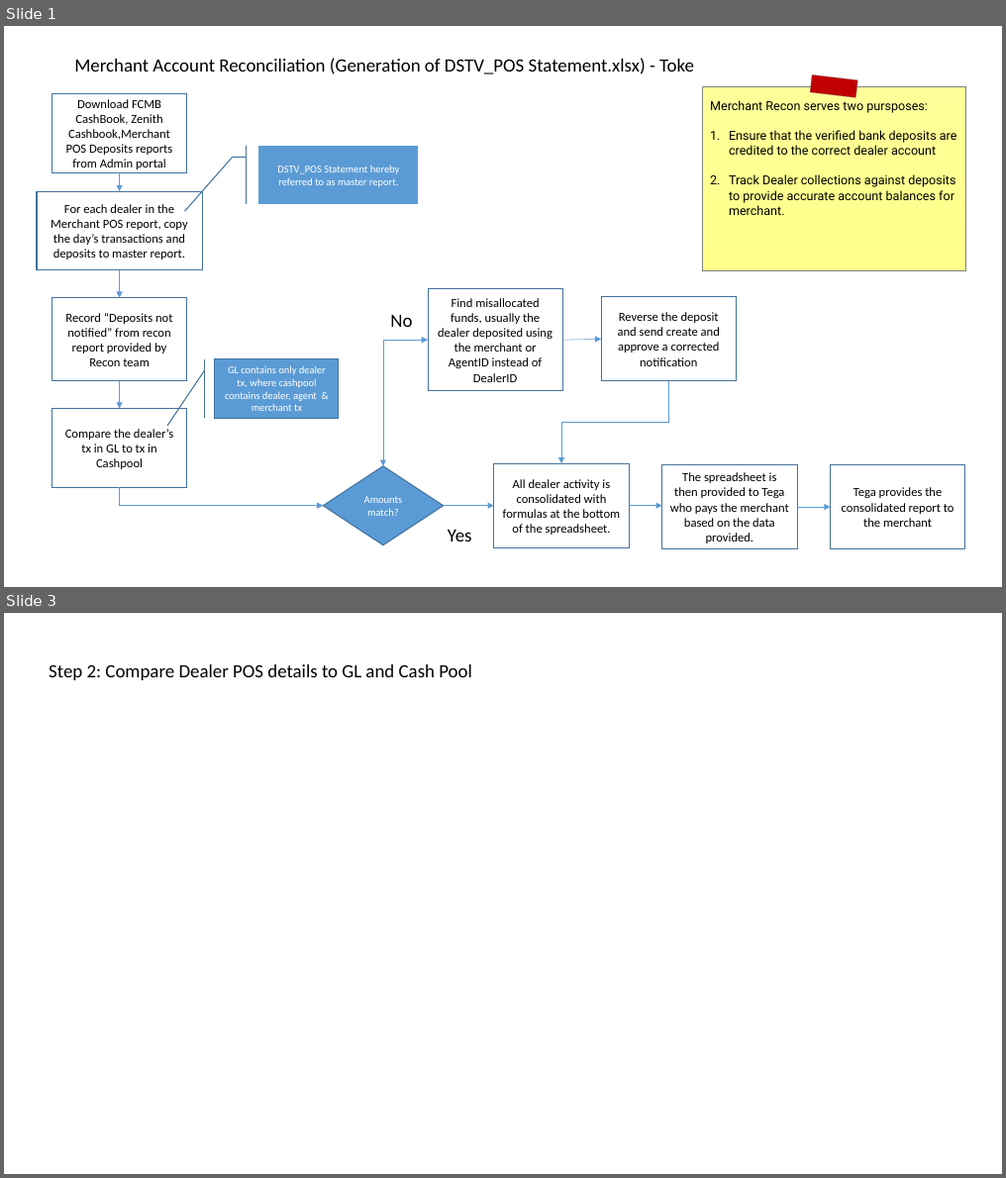
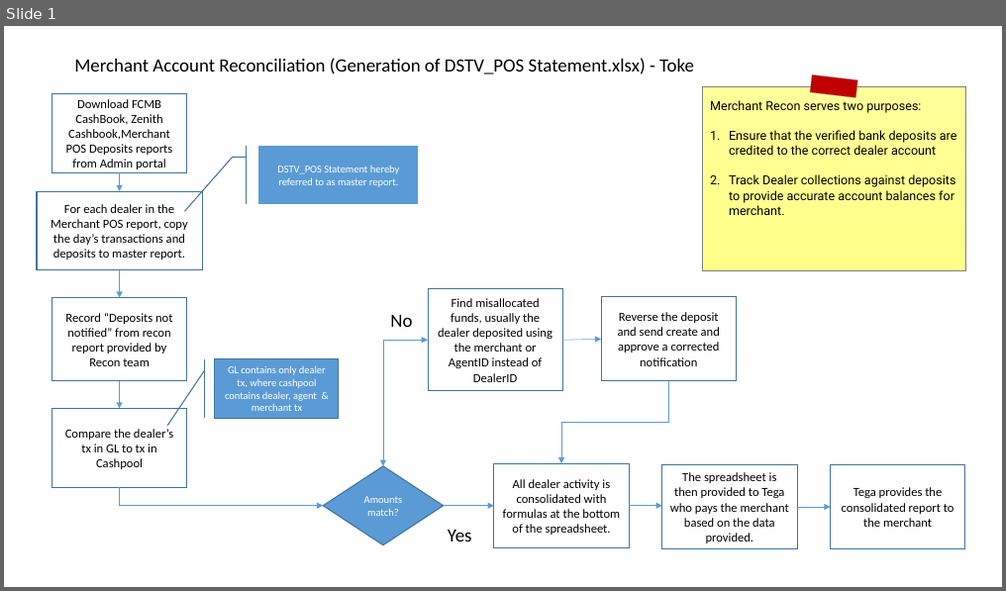
Before and after one commit to AphelionSoftware/Pagatech, a slide deck: Documentation/Wireframes/Merchant Statements _Recon.pptx. Shown one above the other, each under a label of ours: slides 1 and 3 before the commit, slide 1 after it; the slides between them are not shown. The pictures are 1006x1178 and 1006x591 pixels, drawn with LibreOffice and Linux fonts; fonts in the diff are those of the drawing. Boxes give left, top, right and bottom in pixels: in the first picture for what was removed or moved away, otherwise in the second. Text is boxed around its words. In the diff, an @@ line names an element or a change of style, - is before the commit and + after.

Commit message:
Merchant Recon wireframe

```diff
--- a/Documentation/Wireframes/Merchant Statements _Recon.pptx
+++ b/Documentation/Wireframes/Merchant Statements _Recon.pptx
@@ slide 3 removed at <box>4,613,1002,1174</box>, background #FFFFFF @@
@@ text removed at <box>49,664,472,680</box> @@
-Step 2: Compare Dealer POS details to GL and Cash Pool
@@ slide 1 changed as well @@
@@ text in rectangle at <box>710,100,921,113</box>: text changed @@
-Merchant Recon serves two pursposes:
+Merchant Recon serves two purposes:
```
Also in this commit, not shown: 1 other slide changed, 3 slides added.
